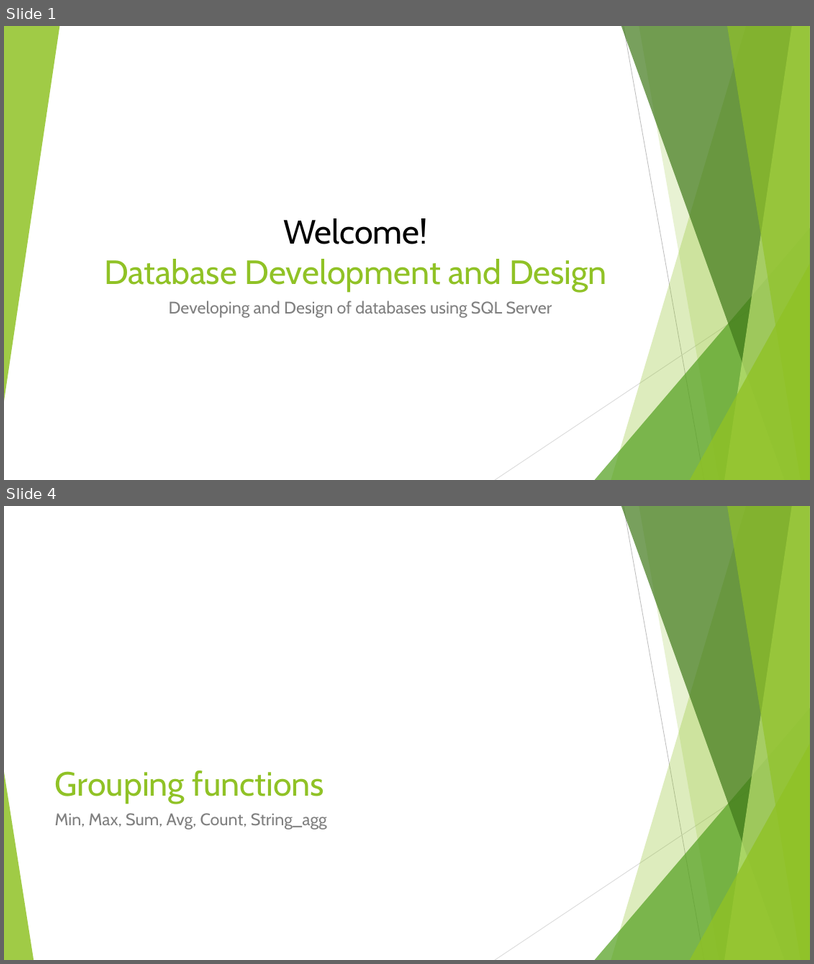
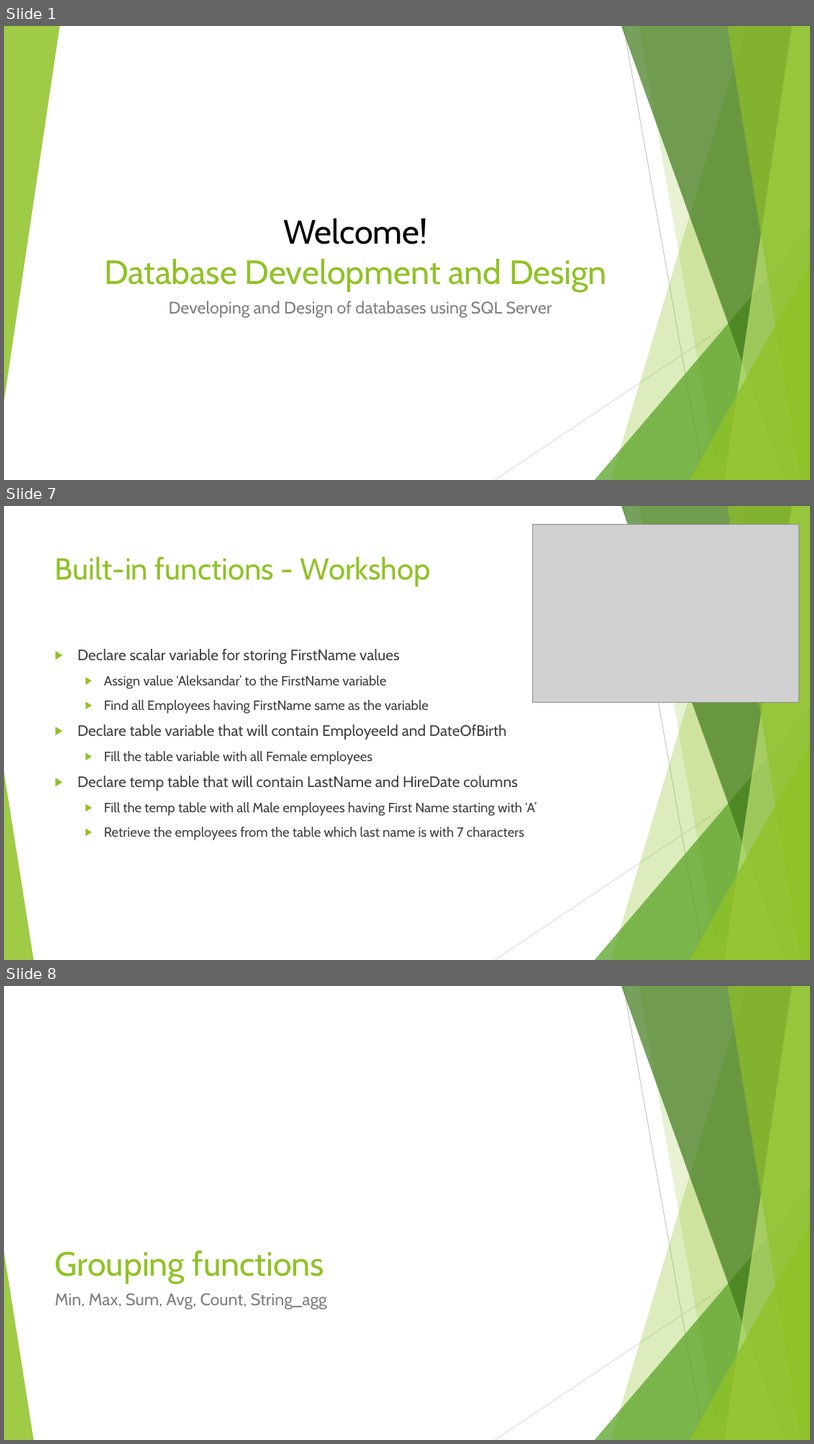
Before and after one commit to sedc-codecademy/sedc7-07-databasedevdesign, a slide deck: g1/Class 3/Presentation/Database Development and Design - Session 3.pptx. Shown one above the other, each under a label of ours: slides 1 and 4 before the commit, slides 1, 7 and 8 after it; the slides between them are not shown. The pictures are 814x964 and 814x1444 pixels, drawn with LibreOffice and Linux fonts; fonts in the diff are those of the drawing; grey boxes stand for pictures. Boxes give left, top, right and bottom in pixels: in the first picture for what was removed or moved away, otherwise in the second. Text is boxed around its words. In the diff, an @@ line names an element or a change of style, - is before the commit and + after.

```diff
--- a/g1/Class 3/Presentation/Database Development and Design - Session 3.pptx
+++ b/g1/Class 3/Presentation/Database Development and Design - Session 3.pptx
@@ slide 7 added at [4, 506, 810, 960], background #FFFFFF; not listed: 10 template elements that a slide beside it also shows @@
@@ picture added at [533, 524, 800, 703] @@
@@ title added at [55, 556, 431, 587], 36 pt, text #90C226 @@
+Built-in functions - Workshop
@@ text added at [77, 649, 537, 840], 16 pt, text #404040 @@
+▶ Declare scalar variable for storing FirstName values
+  ▶ Assign value ‘Aleksandar’ to the FirstName variable
+  ▶ Find all Employees having FirstName same as the variable
+▶ Declare table variable that will contain EmployeeId and DateOfBirth
+  ▶ Fill the table variable with all Female employees
+▶ Declare temp table that will contain LastName and HireDate columns
+  ▶ Fill the temp table with all Male employees having First Name starting with ‘A’
+  ▶ Retrieve the employees from the table which last name is with 7 characters
@@ what was slide 4 is now slide 8 @@
```
Also in this commit, not shown: 6 slides changed, 7 other slides added.
